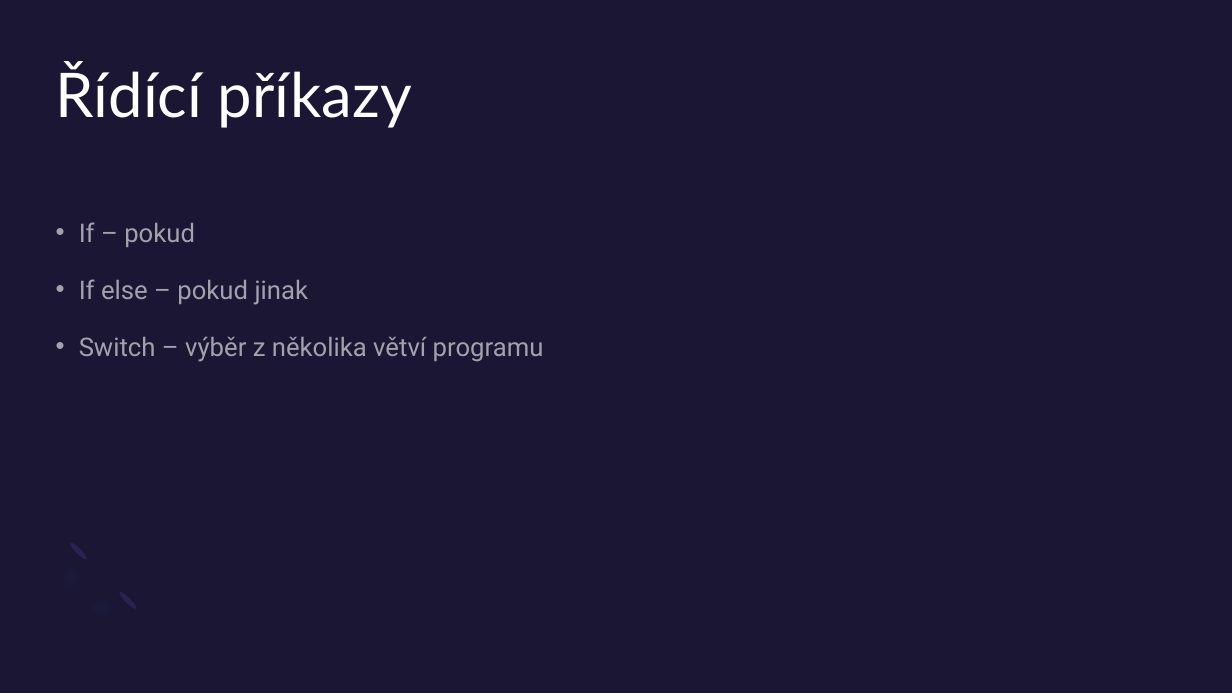
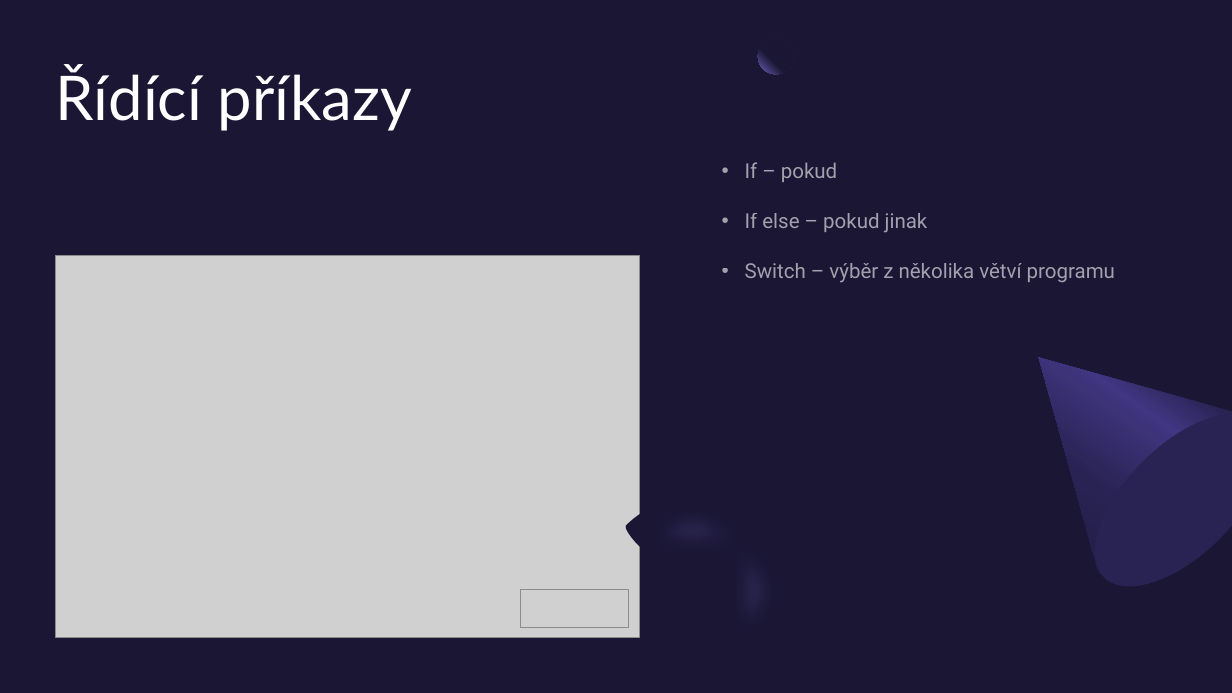
Before and after one commit to KokosHraje/C-VDAPrezentace, a slide deck: slide 11 of Programovací-jazyk-C.pptx. Drawn at 1232x693 pixels with LibreOffice and Linux fonts; fonts in the diff are those of the drawing; grey boxes stand for pictures. Boxes give left, top, right and bottom in pixels: in the first picture for what was removed or moved away, otherwise in the second. Text is boxed around its words. In the diff, an @@ line names an element or a change of style, - is before the commit and + after.

```diff
--- a/Programovací-jazyk-C.pptx
+++ b/Programovací-jazyk-C.pptx
@@ rectangle added at (0, 0, 1232, 693), fill #1A1634 @@
@@ ellipse added at (758, 38, 794, 74), fill gradient #1A1634 to #7266BE @@
@@ text "If – pokud": place and size @@
-text "If – pokud" at (79, 222, 544, 362)
+text "If – pokud" at (745, 162, 1115, 283)
@@ text "If – pokud" at (745, 162, 1115, 283): size 20 to 16 pt @@
@@ picture added at (55, 256, 639, 638) @@
@@ freeform shape added at (962, 287, 1232, 615), fill gradient #292353 to #403681 to #1A1634 @@
@@ freeform shape added at (1066, 394, 1232, 617), fill #292353 @@
@@ freeform shape added at (614, 461, 823, 670), fill #7266BE at 40% opacity @@
@@ freeform shape added at (627, 459, 825, 658), fill #1A1634 @@
@@ freeform shape removed at (36, 538, 140, 642) @@
@@ ellipse added at (623, 521, 664, 563), fill #1A1634 @@
@@ ellipse removed at (68, 540, 89, 561) @@
@@ ellipse removed at (117, 590, 138, 611) @@
@@ picture added at (520, 589, 628, 627) @@
```
Also in this commit, not shown: 3 other slides changed, 3 slides added, 2 other files.
